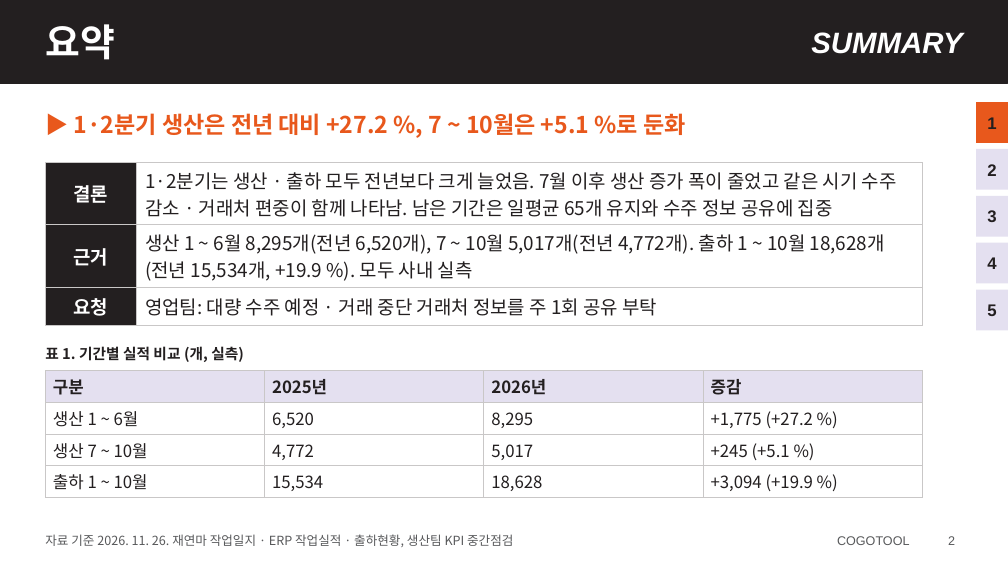
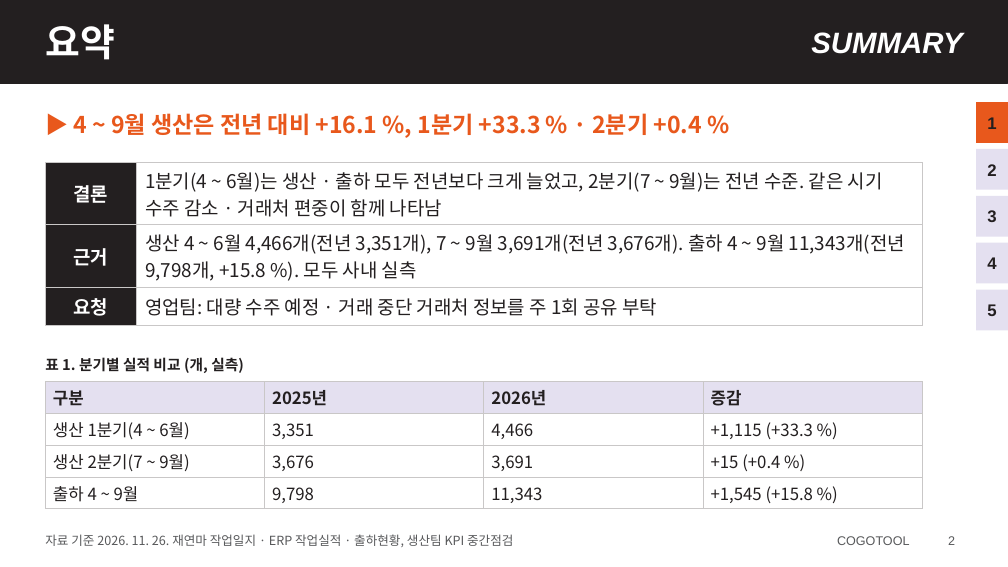
Before and after one commit to HanKyungJun/koreatooling-portal, a slide deck: slide 2 of wiki/reports/07_KPI/생산팀_KPI_중간점검_20261128.pptx. Drawn at 1008x567 pixels with LibreOffice and Linux fonts; fonts in the diff are those of the drawing. Boxes give left, top, right and bottom in pixels: in the first picture for what was removed or moved away, otherwise in the second. Text is boxed around its words. In the diff, an @@ line names an element or a change of style, - is before the commit and + after.

```diff
--- a/wiki/reports/07_KPI/생산팀_KPI_중간점검_20261128.pptx
+++ b/wiki/reports/07_KPI/생산팀_KPI_중간점검_20261128.pptx
@@ text at (74,113,702,135): text changed @@
-▶ 1·2분기 생산은 전년 대비 +27.2 %, 7 ~ 10월은 +5.1 %로 둔화
+▶ 4 ~ 9월 생산은 전년 대비 +16.1 %, 1분기 +33.3 % · 2분기 +0.4 %
@@ table at (45,163,923,320) @@
-row 1, column 2: 1·2분기는 생산 · 출하 모두 전년보다 크게 늘었음. 7월 이후 생산 증가 폭이 줄었고 같은 시기 수주 감소 · 거래처 편중이 함께 나타남. 남은 기간은 일평균 65개 유지와 수주 정보 공유에 집중
+row 1, column 2: 1분기(4 ~ 6월)는 생산 · 출하 모두 전년보다 크게 늘었고, 2분기(7 ~ 9월)는 전년 수준. 같은 시기 수주 감소 · 거래처 편중이 함께 나타남
-row 2, column 2: 생산 1 ~ 6월 8,295개(전년 6,520개), 7 ~ 10월 5,017개(전년 4,772개). 출하 1 ~ 10월 18,628개(전년 15,534개, +19.9 %). 모두 사내 실측
+row 2, column 2: 생산 4 ~ 6월 4,466개(전년 3,351개), 7 ~ 9월 3,691개(전년 3,676개). 출하 4 ~ 9월 11,343개(전년 9,798개, +15.8 %). 모두 사내 실측
@@ text at (45,357,244,373): text changed @@
-표 1. 기간별 실적 비교 (개, 실측)
+표 1. 분기별 실적 비교 (개, 실측)
@@ table at (45,382,923,507) @@
-row 2: 생산 1 ~ 6월 | 6,520 | 8,295 | +1,775 (+27.2 %)
+row 2: 생산 1분기(4 ~ 6월) | 3,351 | 4,466 | +1,115 (+33.3 %)
-row 3: 생산 7 ~ 10월 | 4,772 | 5,017 | +245 (+5.1 %)
+row 3: 생산 2분기(7 ~ 9월) | 3,676 | 3,691 | +15 (+0.4 %)
-row 4: 출하 1 ~ 10월 | 15,534 | 18,628 | +3,094 (+19.9 %)
+row 4: 출하 4 ~ 9월 | 9,798 | 11,343 | +1,545 (+15.8 %)
@@ table: place and size @@
-table at (45,371,923,495)
+table at (45,382,923,507)
```
Also in this commit, not shown: 6 other slides changed, 1 other file.
